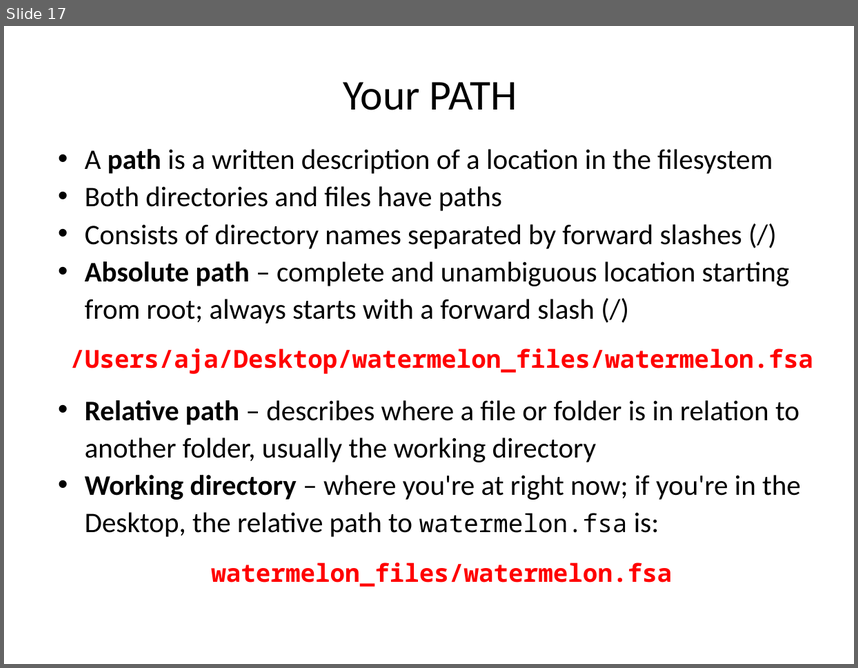
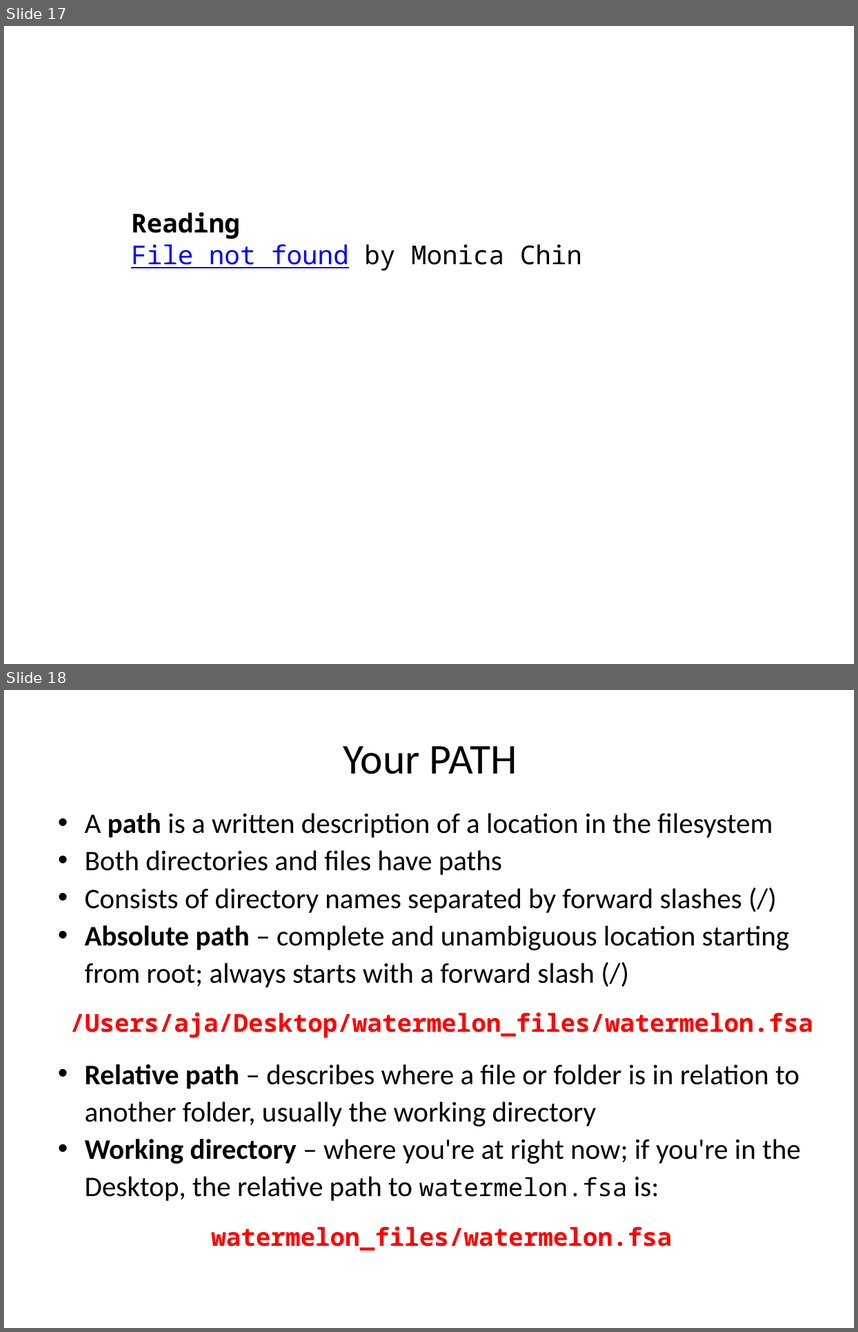
Before and after one commit to andrewalverson/BIOL51573-2026S, a slide deck: lectures/01_intro.pptx. Shown one above the other, each under a label of ours: slide 17 before the commit, slides 17 and 18 after it. The pictures are 858x668 and 858x1332 pixels, drawn with LibreOffice and Linux fonts; fonts in the diff are those of the drawing. Boxes give left, top, right and bottom in pixels: in the first picture for what was removed or moved away, otherwise in the second. Text is boxed around its words. In the diff, an @@ line names an element or a change of style, - is before the commit and + after.

```diff
--- a/lectures/01_intro.pptx
+++ b/lectures/01_intro.pptx
@@ slide 17 added at <box>4,26,854,664</box>, background #FFFFFF @@
@@ text added at <box>131,212,582,271</box>, 22 pt, text #000000 @@
+Reading
+File not found by Monica Chin
@@ what was slide 17 is now slide 18 @@
```
Also in this commit, not shown: 1 slide changed.
